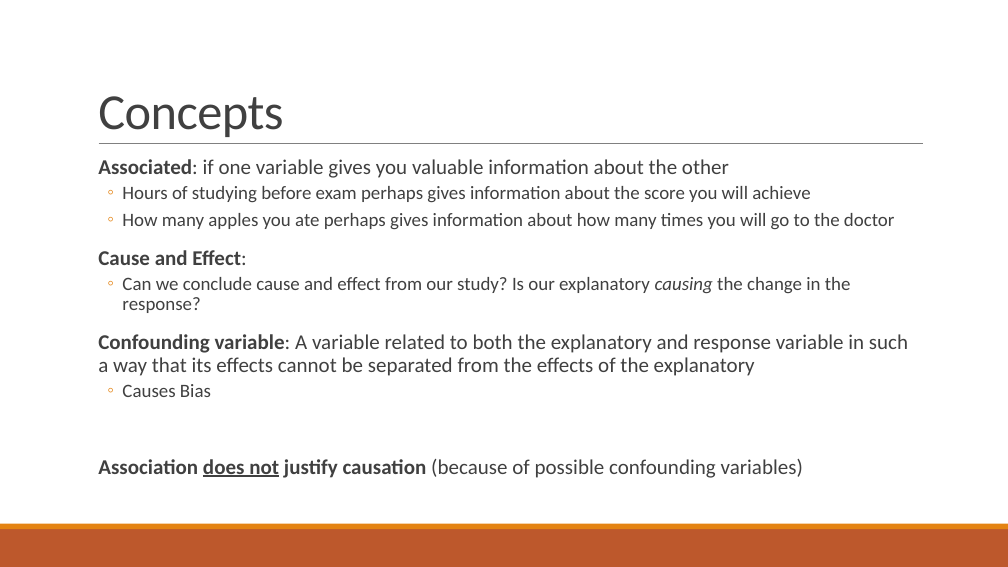
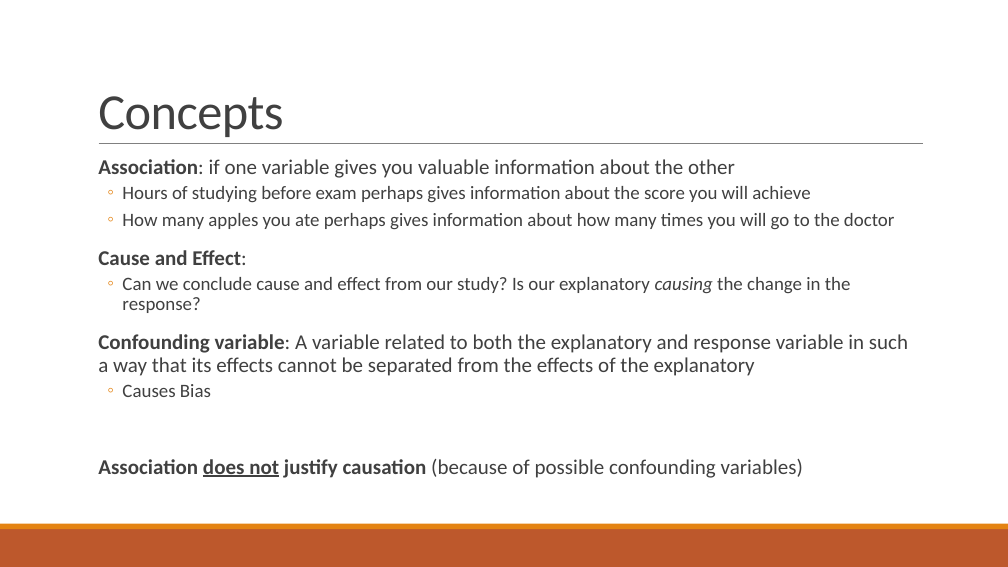
Before and after one commit to alisonkleffner/presentations, a slide deck: slide 8 of job/teaching/teaching-demonstration1.pptx. Drawn at 1008x567 pixels with LibreOffice and Linux fonts; fonts in the diff are those of the drawing. Boxes give left, top, right and bottom in pixels: in the first picture for what was removed or moved away, otherwise in the second. Text is boxed around its words. In the diff, an @@ line names an element or a change of style, - is before the commit and + after.

```diff
--- a/job/teaching/teaching-demonstration1.pptx
+++ b/job/teaching/teaching-demonstration1.pptx
@@ text at (98, 159, 735, 178): text changed @@
-  Associated: if one variable gives you valuable information about the other
+  Association: if one variable gives you valuable information about the other
```
Also in this commit, not shown: 4 other slides changed, 1 other file.
